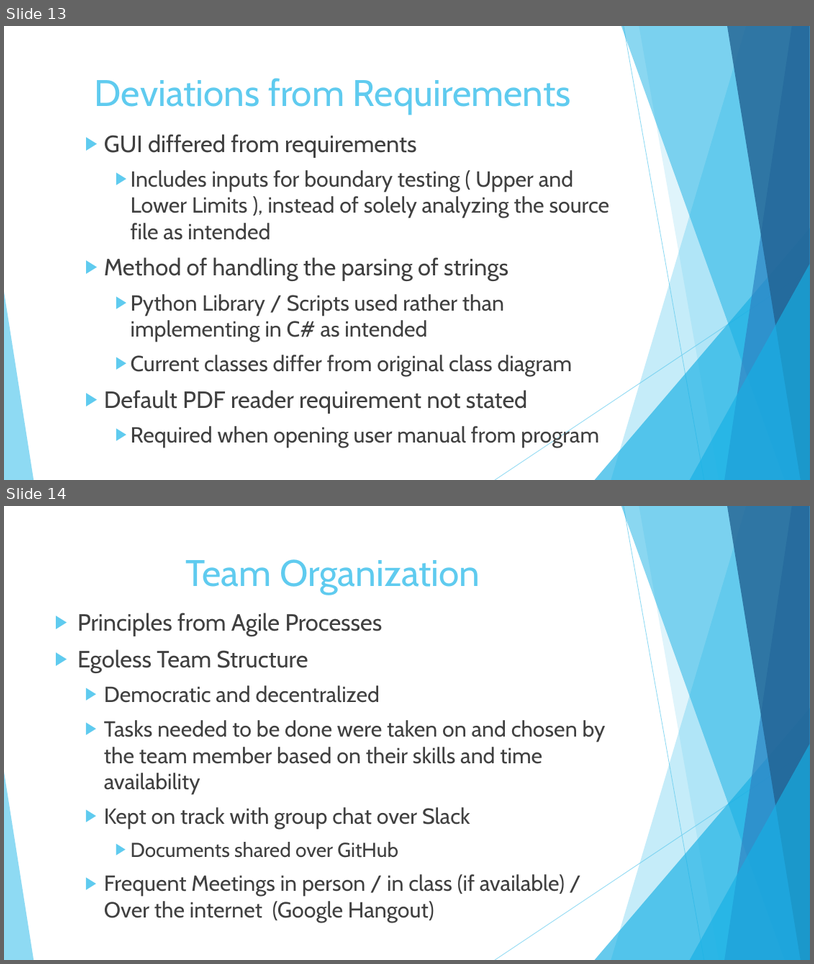
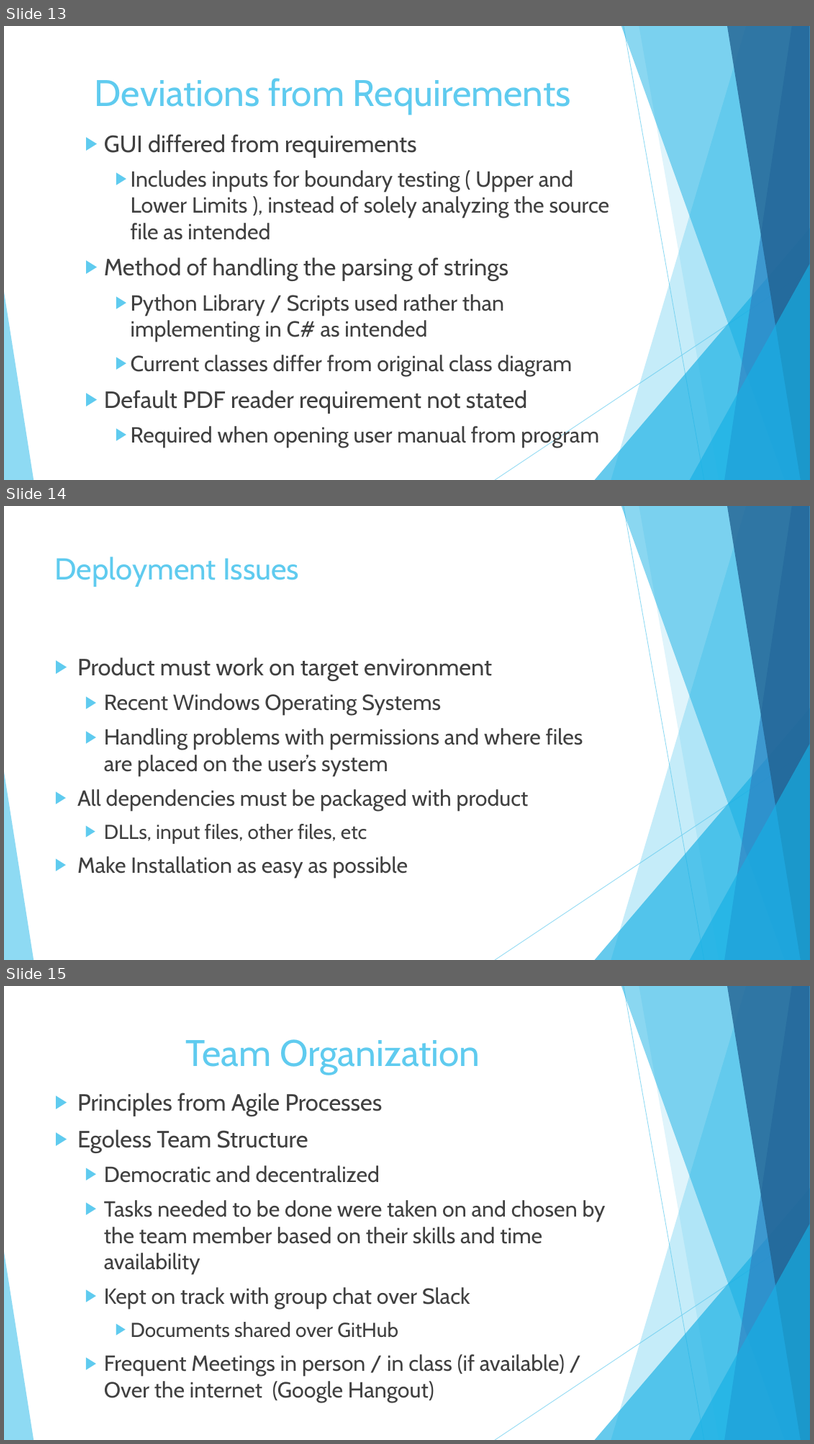
Before and after one commit to cynorfleet/Software-Engineering, a slide deck: Final Presentation.pptx. Shown one above the other, each under a label of ours: slides 13 and 14 before the commit, slides 13, 14 and 15 after it. The pictures are 814x964 and 814x1444 pixels, drawn with LibreOffice and Linux fonts; fonts in the diff are those of the drawing. Boxes give left, top, right and bottom in pixels: in the first picture for what was removed or moved away, otherwise in the second. Text is boxed around its words. In the diff, an @@ line names an element or a change of style, - is before the commit and + after.

Commit message:
added deployment issues slide; removed known issue dealing with HELP and ABOUT; added some known issues

```diff
--- a/Final Presentation.pptx
+++ b/Final Presentation.pptx
@@ slide 14 added at box(4, 506, 810, 960), background #FFFFFF; not listed: 10 template elements that a slide beside it also shows @@
@@ title added at box(55, 556, 299, 587), 36 pt, text #5FCBEF @@
+Deployment Issues
@@ text added at box(77, 657, 584, 878), 26 pt, text #404040 @@
+▶ Product must work on target environment
+  ▶ Recent Windows Operating Systems
+  ▶ Handling problems with permissions and where files are placed on the user’s system
+▶ All dependencies must be packaged with product
+  ▶ DLLs, input files, other files, etc
+▶ Make Installation as easy as possible
@@ what was slide 14 is now slide 15 @@
```
Also in this commit, not shown: 4 slides changed.
